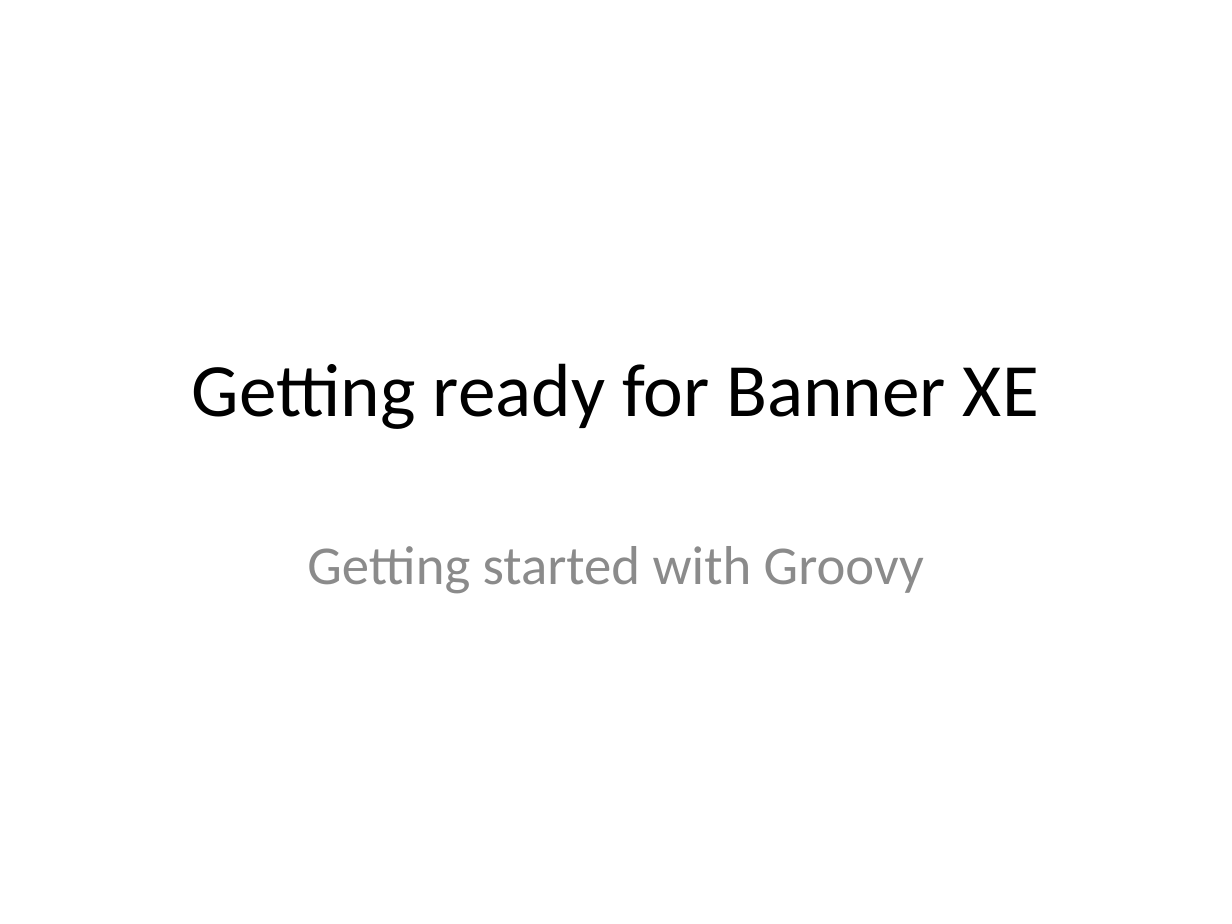
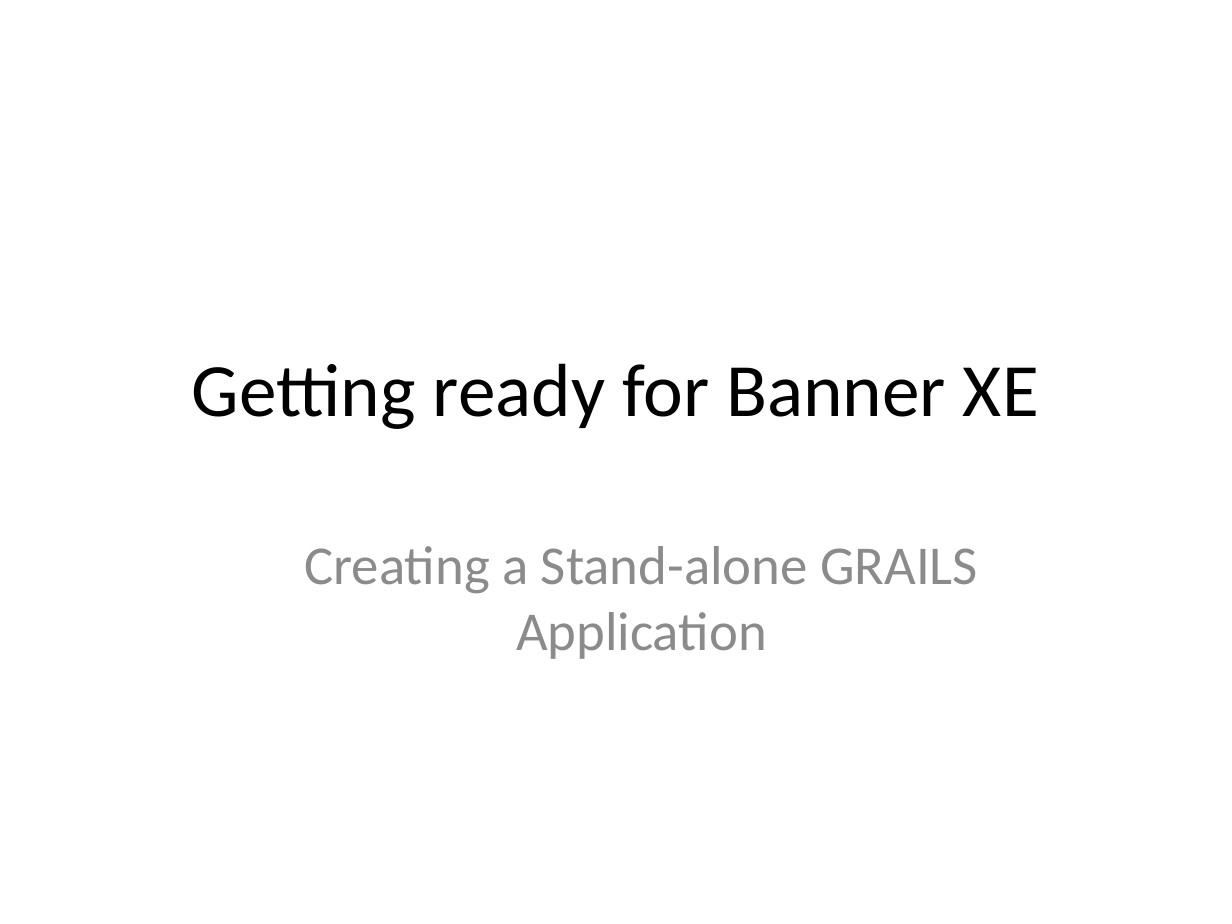
Before and after one commit to unm-sis/SpridenSearch, a slide deck: slide 1 of docs/GGpresentation.pptx. Drawn at 1232x924 pixels with LibreOffice and Linux fonts; fonts in the diff are those of the drawing; background and template pictures are left out. Boxes give left, top, right and bottom in pixels: in the first picture for what was removed or moved away, otherwise in the second. Text is boxed around its words. In the diff, an @@ line names an element or a change of style, - is before the commit and + after.

```diff
--- a/docs/GGpresentation.pptx
+++ b/docs/GGpresentation.pptx
@@ subtitle at box(304, 546, 978, 659): text changed @@
-Getting started with Groovy
+Creating a Stand-alone GRAILS Application
```
Also in this commit, not shown: 7 other slides changed, 12 slides added.
